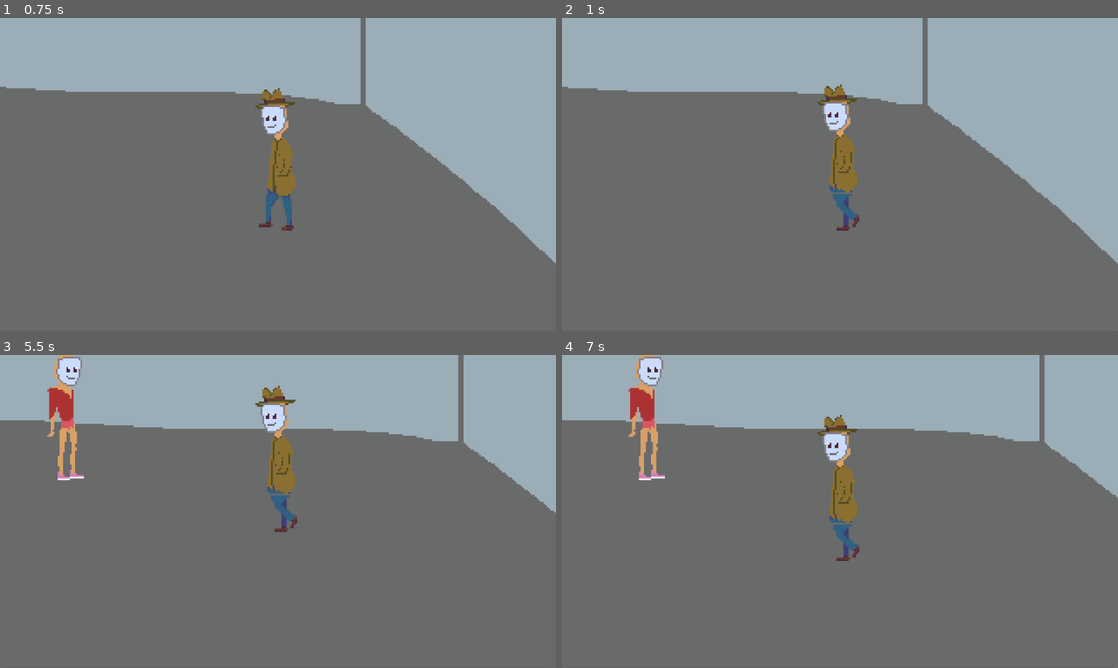
Above: before the commit, frames 1-4 (two rows, left to right).
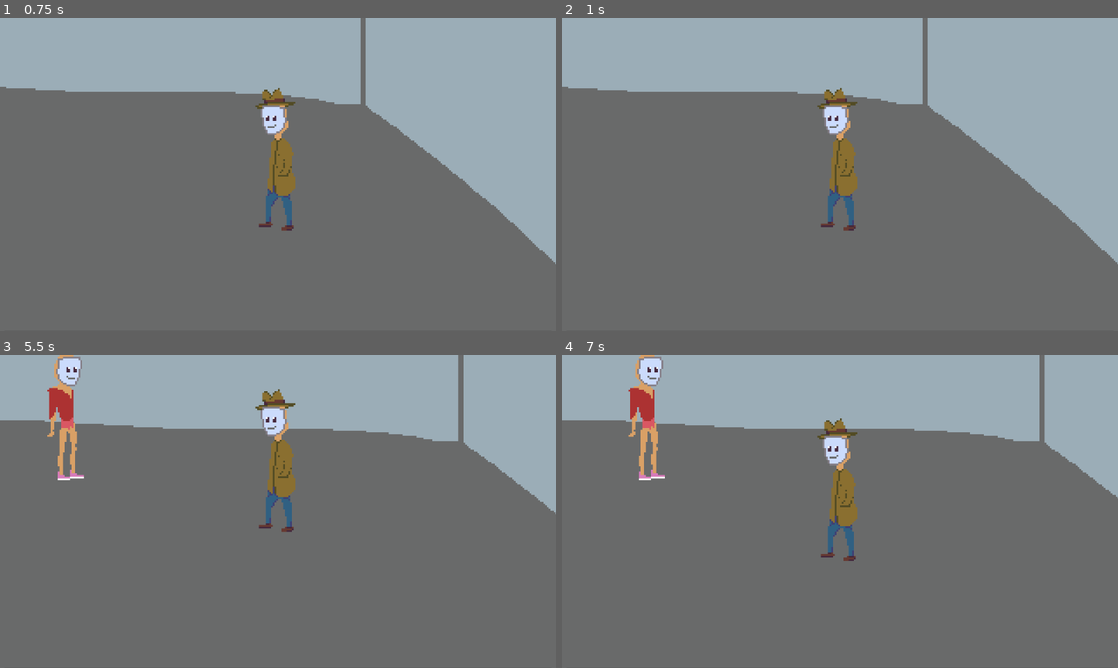
Above: after the commit, the same moments.

Repository: TerjeBallestad/pespi-mask
Game: Godot game, scene res://scenes/lobby.tscn
Same seed, same stepped clock (60 frames per second), same inputs: the game is played once before the commit and once after it. This scene is started directly instead of the project's main scene. Sound files missing from this copy of the repository are replaced by a short silence.
Inputs (mouse positions are in pixels of both pictures, inside the frame that each line leads up to):
- Up to frame 1 (0.75 s): tap Enter at 0.5 s; move the mouse to (250, 237) at 0.52 s; click (250, 237) at 0.67 s
- Up to frame 2 (1 s): no input
- Up to frame 3 (5.5 s): move the mouse to (444, 558) at 1.27 s; click (444, 558) at 1.42 s; move the mouse to (111, 464) at 2.02 s; click (111, 464) at 2.17 s; move the mouse to (305, 511) at 2.77 s; click (305, 511) at 2.92 s; move the mouse to (194, 433) at 3.52 s; click (194, 433) at 3.67 s; move the mouse to (400, 495) at 4.27 s; click (400, 495) at 4.42 s; move the mouse to (166, 527) at 5.02 s; click (166, 527) at 5.17 s
- Up to frame 4 (7 s): move the mouse to (895, 442) at 5.77 s; click (895, 442) at 5.92 s; move the mouse to (812, 574) at 6.52 s; click (812, 574) at 6.67 s

Frame 1 is identical in both runs. In frame 2, 1.1% of the frame differs, in the area x 45-54%, y 21-68%; in frame 3, 1.1%, in the area x 45-54%, y 9-57%; in frame 4, 1.1%.

Commit message:
Fix walk animation not stopping when player stops moving

Diff:
--- a/scripts/movement.gd
+++ b/scripts/movement.gd
@@ -68,6 +68,8 @@
 		movement_finished.emit()
 		ClickableObjectControl.dequeue()
 
+		if $AnimatedSprite2D.is_playing():
+			$AnimatedSprite2D.stop()
 
 func walk_to_exit(exit_pos: Vector2, callback: Callable) -> void:
 	is_walking_to_exit = true
